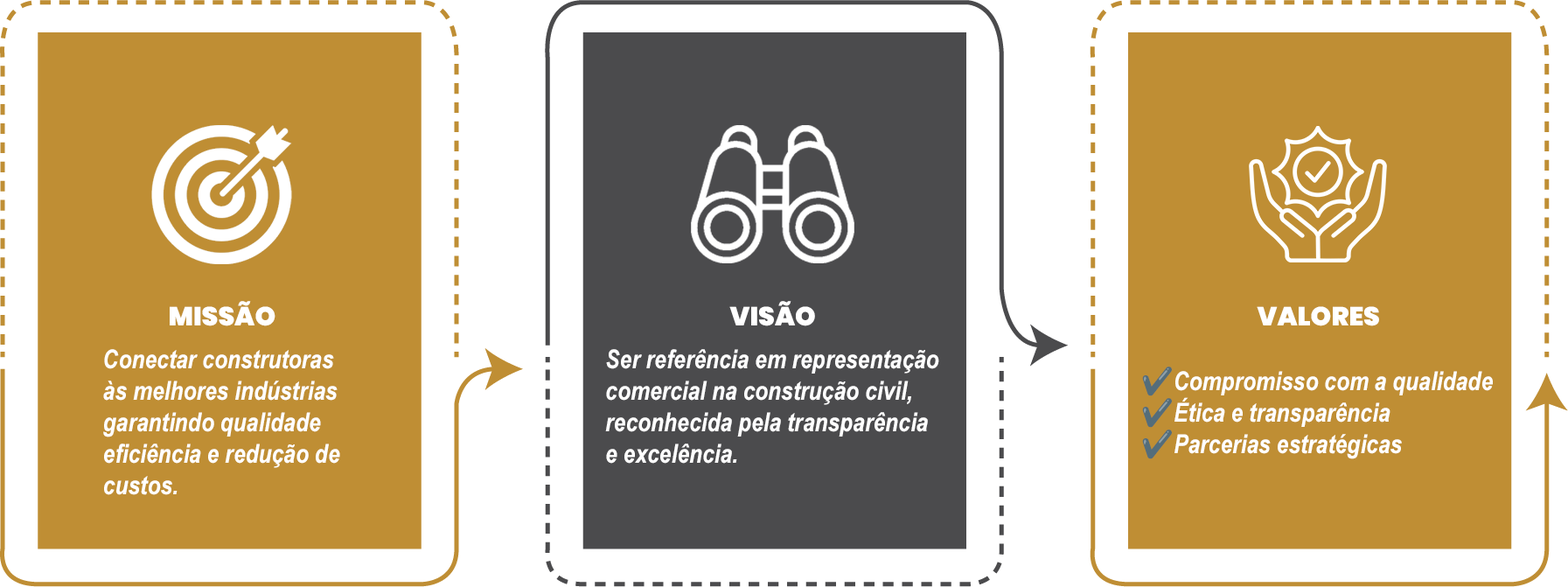
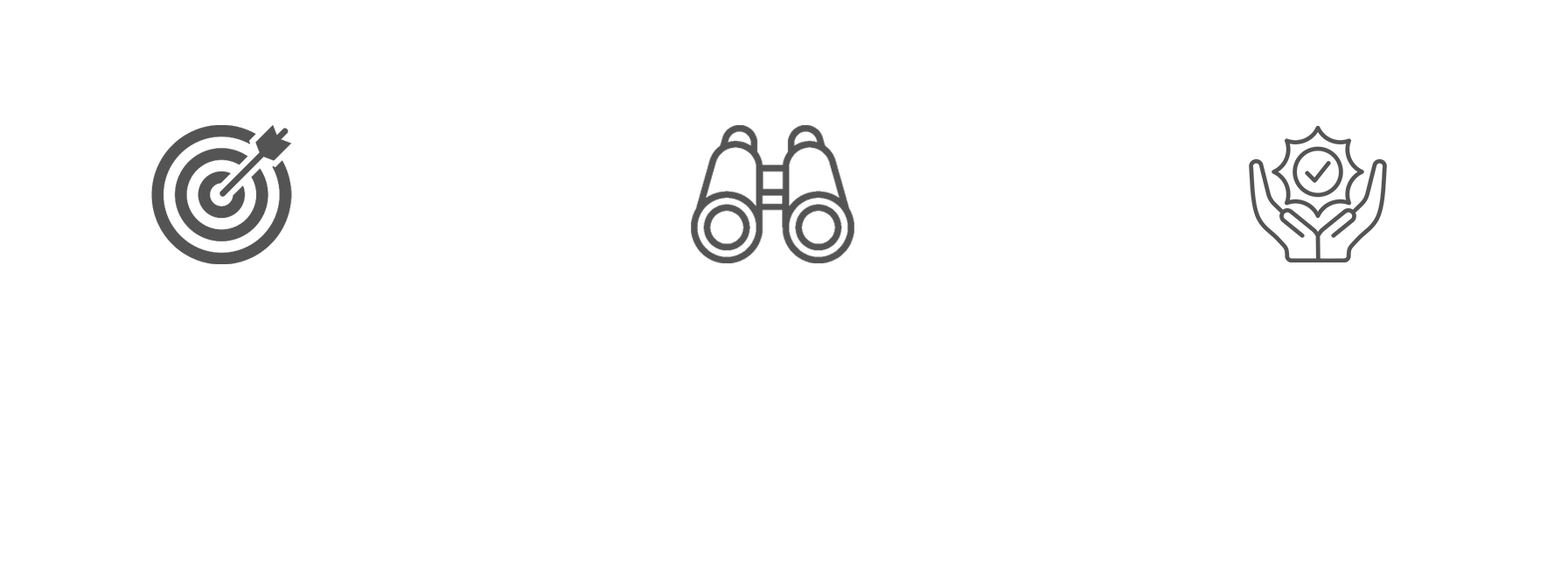
Layer changes from the first 1568 x 587 image to the second:
hid "VALORES" over [1256, 306, 1380, 327]
hid "VISÃO" over [729, 300, 816, 327]
hid "MISSÃO" over [169, 300, 276, 327]
hid "✔Compromisso com a qualidade ✔Ética e transparência ✔Parcerias" over [1142, 366, 1493, 460]
hid "Ser referência em representação comercial na construção civil," over [605, 348, 940, 464]
renamed "Conectar construtoras às melhores indústrias garantindo quali" to "Impulsionar as vendas do setor industrial por meio de estratég", hid it, painted on it over [48, 348, 418, 550]
hid "missao_visao_valores_bg" over [0, 0, 1568, 587]
